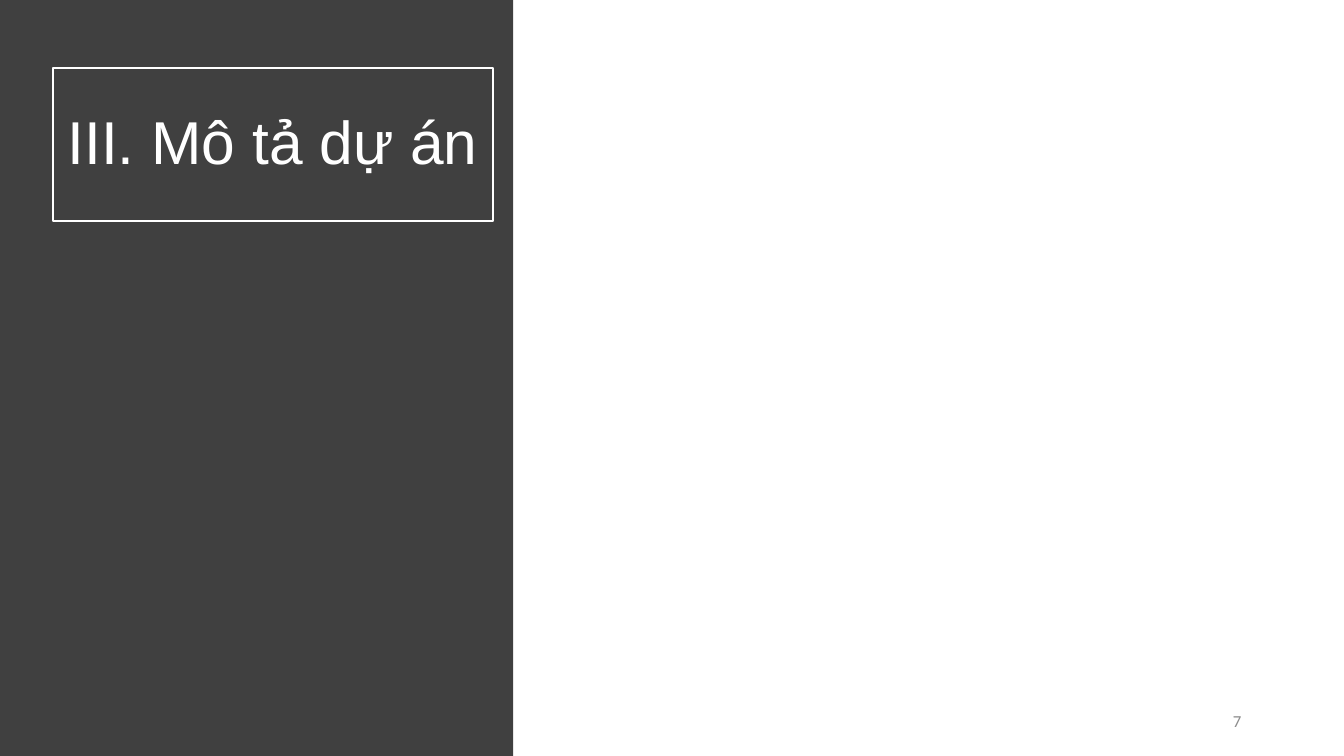
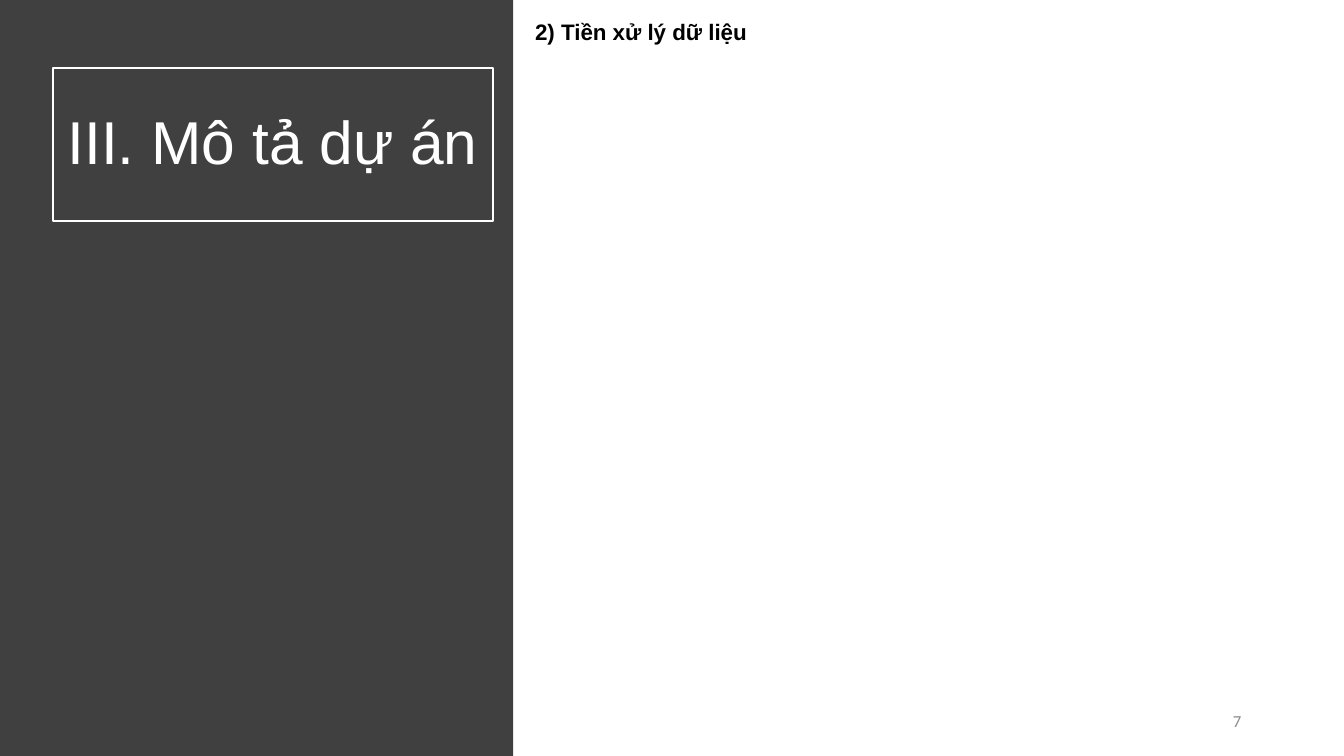
Before and after one commit to vietph34/DS_Final_project, a slide deck: slide 7 of doc/report.pptx. Drawn at 1344x756 pixels with LibreOffice and Linux fonts; fonts in the diff are those of the drawing. Boxes give left, top, right and bottom in pixels: in the first picture for what was removed or moved away, otherwise in the second. Text is boxed around its words. In the diff, an @@ line names an element or a change of style, - is before the commit and + after.

```diff
--- a/doc/report.pptx
+++ b/doc/report.pptx
@@ text added at [535, 23, 746, 45], 16 pt, text #000000, bold @@
+2) Tiền xử lý dữ liệu
```
Also in this commit, not shown: 7 other slides changed, 2 slides added, 1 slide removed.
